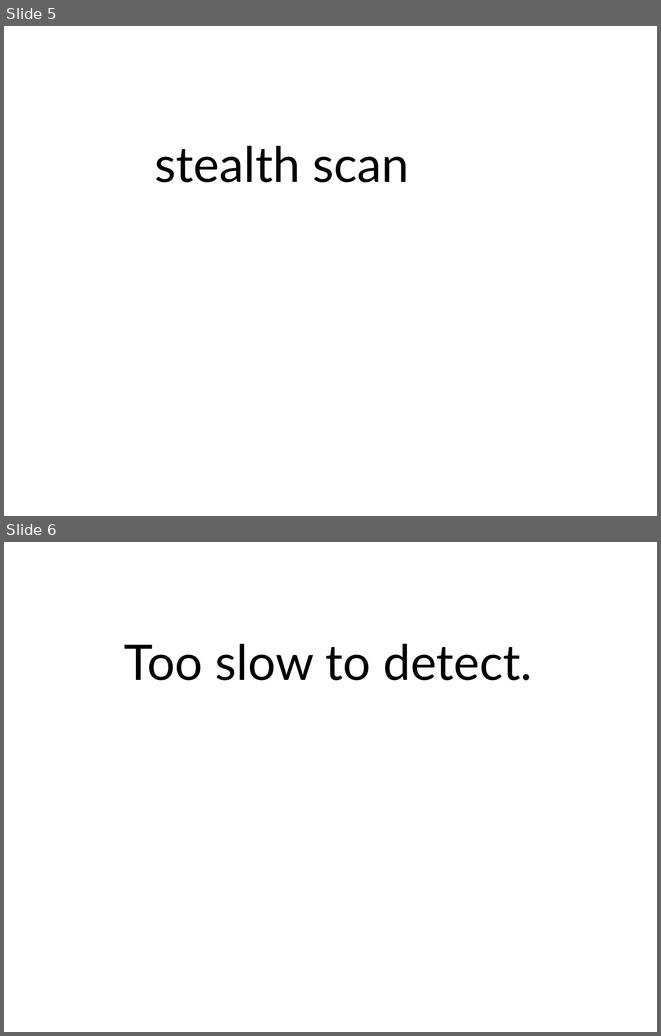
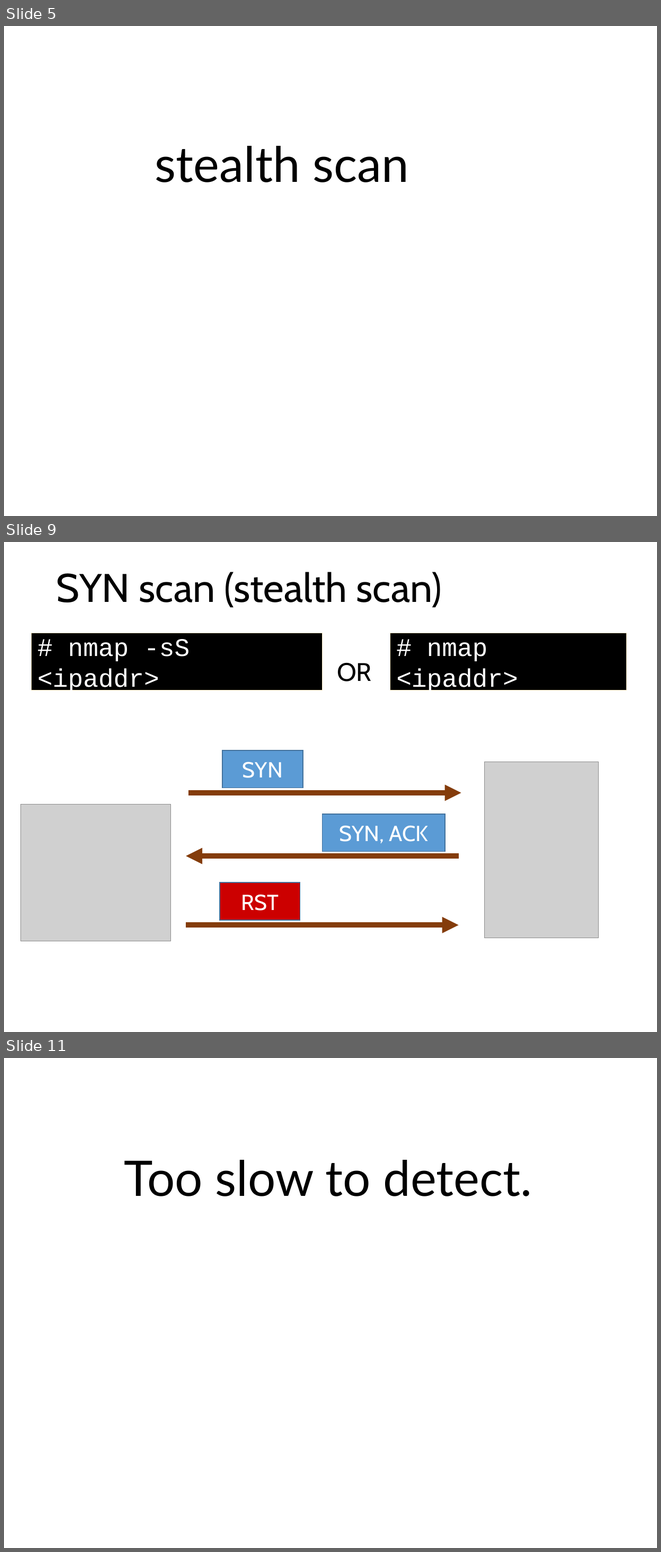
Before and after one commit to ozuma/sumida_sec, a slide deck: 2015-no.2/ppt/00_ozuma.pptx. Shown one above the other, each under a label of ours: slides 5 and 6 before the commit, slides 5, 9 and 11 after it; the slides between them are not shown. The pictures are 661x1036 and 661x1552 pixels, drawn with LibreOffice and Linux fonts; fonts in the diff are those of the drawing; grey boxes stand for pictures; background and template pictures are left out. Boxes give left, top, right and bottom in pixels: in the first picture for what was removed or moved away, otherwise in the second. Text is boxed around its words. In the diff, an @@ line names an element or a change of style, - is before the commit and + after.

```diff
--- a/2015-no.2/ppt/00_ozuma.pptx
+++ b/2015-no.2/ppt/00_ozuma.pptx
@@ slide 9 added at [4,542,657,1032], background #FFFFFF @@
@@ title added at [56,572,442,608], 44 pt, text #000000 @@
+SYN scan (stealth scan)
@@ rectangle added at [32,633,323,689], fill #000000, outline #FFF2CC 0.5 pt, 28 pt, text #FFFFFF @@
+# nmap -sS <ipaddr>
@@ rectangle added at [390,633,626,689], fill #000000, outline #FFF2CC 0.5 pt, 28 pt, text #FFFFFF @@
+# nmap <ipaddr>
@@ text added at [337,662,372,681], 28 pt, text #000000 @@
+OR
@@ rectangle added at [223,750,303,787], fill #5B9BD5, outline #43739E 1 pt, 24 pt, text #FFFFFF @@
+SYN
@@ picture added at [485,762,599,938] @@
@@ arrow added from (189, 793) to (461, 793), #843C0B 6 pt @@
@@ picture added at [20,804,170,941] @@
@@ rectangle added at [322,814,445,851], fill #5B9BD5, outline #43739E 1 pt, 24 pt, text #FFFFFF @@
+SYN, ACK
@@ arrow added from (458, 856) to (186, 856), #843C0B 6 pt @@
@@ rectangle added at [220,882,300,919], fill #CC0000, outline #43739E 1 pt, 24 pt, text #FFFFFF @@
+RST
@@ arrow added from (186, 925) to (458, 925), #843C0B 6 pt @@
@@ what was slide 6 is now slide 11 @@
```
Also in this commit, not shown: 7 slides changed, 7 other slides added, 4 slides removed, 1 other file.
